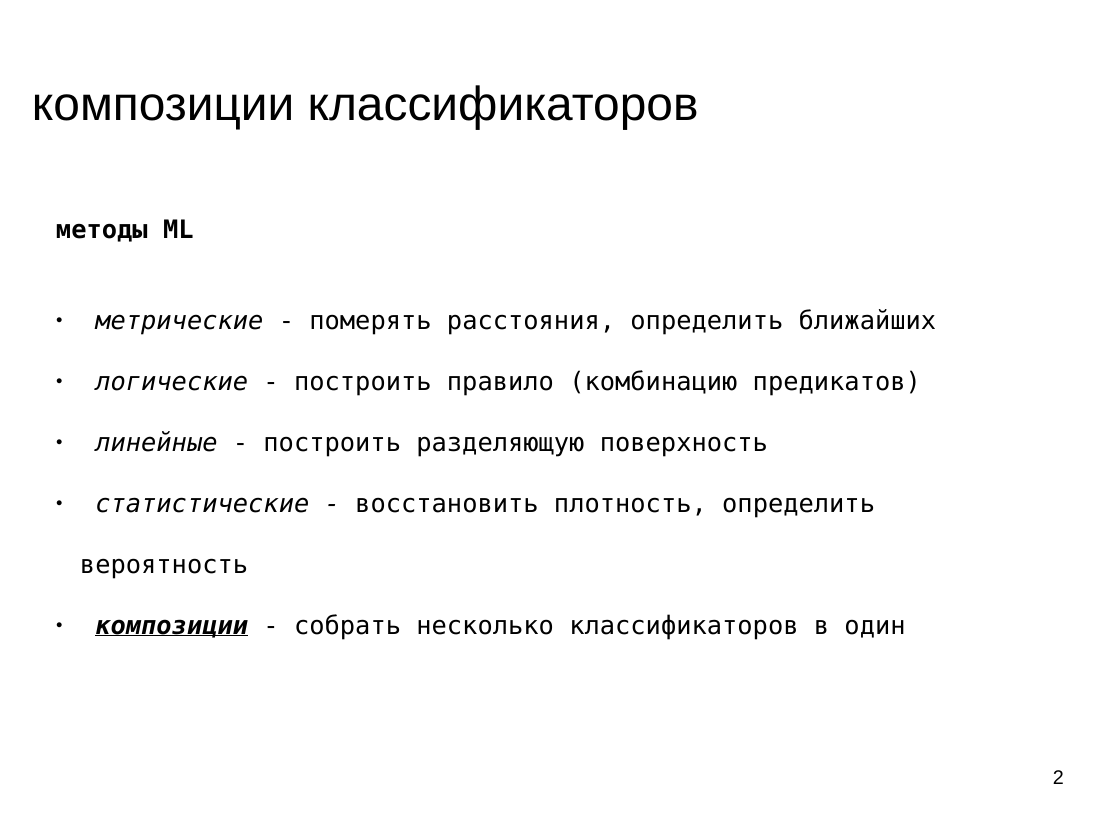
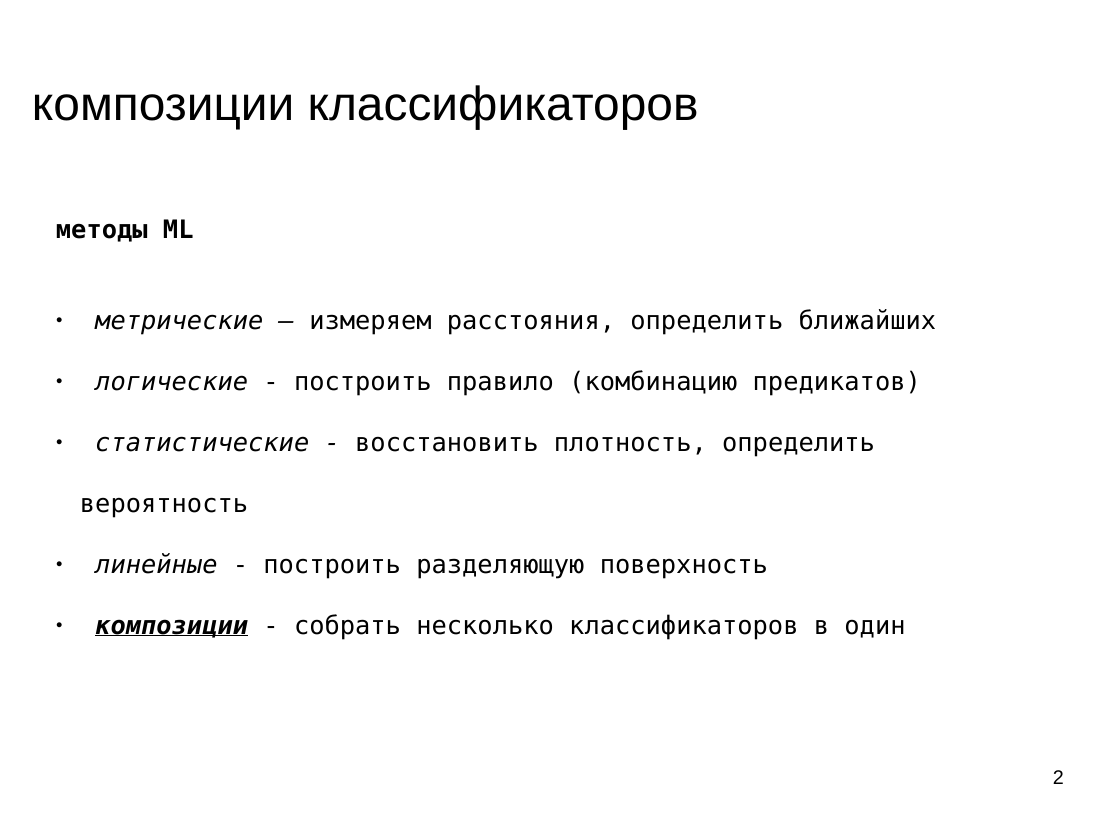
Before and after one commit to mechanoid5/ml_lectorium_2023_I, a slide deck: slide 2 of 16-boost.odp. Drawn at 1120x840 pixels with LibreOffice and Linux fonts; fonts in the diff are those of the drawing; background and template pictures are left out. Boxes give left, top, right and bottom in pixels: in the first picture for what was removed or moved away, otherwise in the second. Text is boxed around its words. In the diff, an @@ line names an element or a change of style, - is before the commit and + after.

```diff
--- a/16-boost.odp
+++ b/16-boost.odp
@@ text at (95, 309, 937, 335): text changed @@
-● метрические - померять расстояния, определить ближайших
+● метрические — измеряем расстояния, определить ближайших
@@ text at (80, 436, 875, 518): paragraph added @@
+● статистические - восстановить плотность, определить вероятность
@@ text at (80, 497, 875, 579): paragraph removed @@
-● статистические - восстановить плотность, определить вероятность
```
Also in this commit, not shown: 24 other files.
